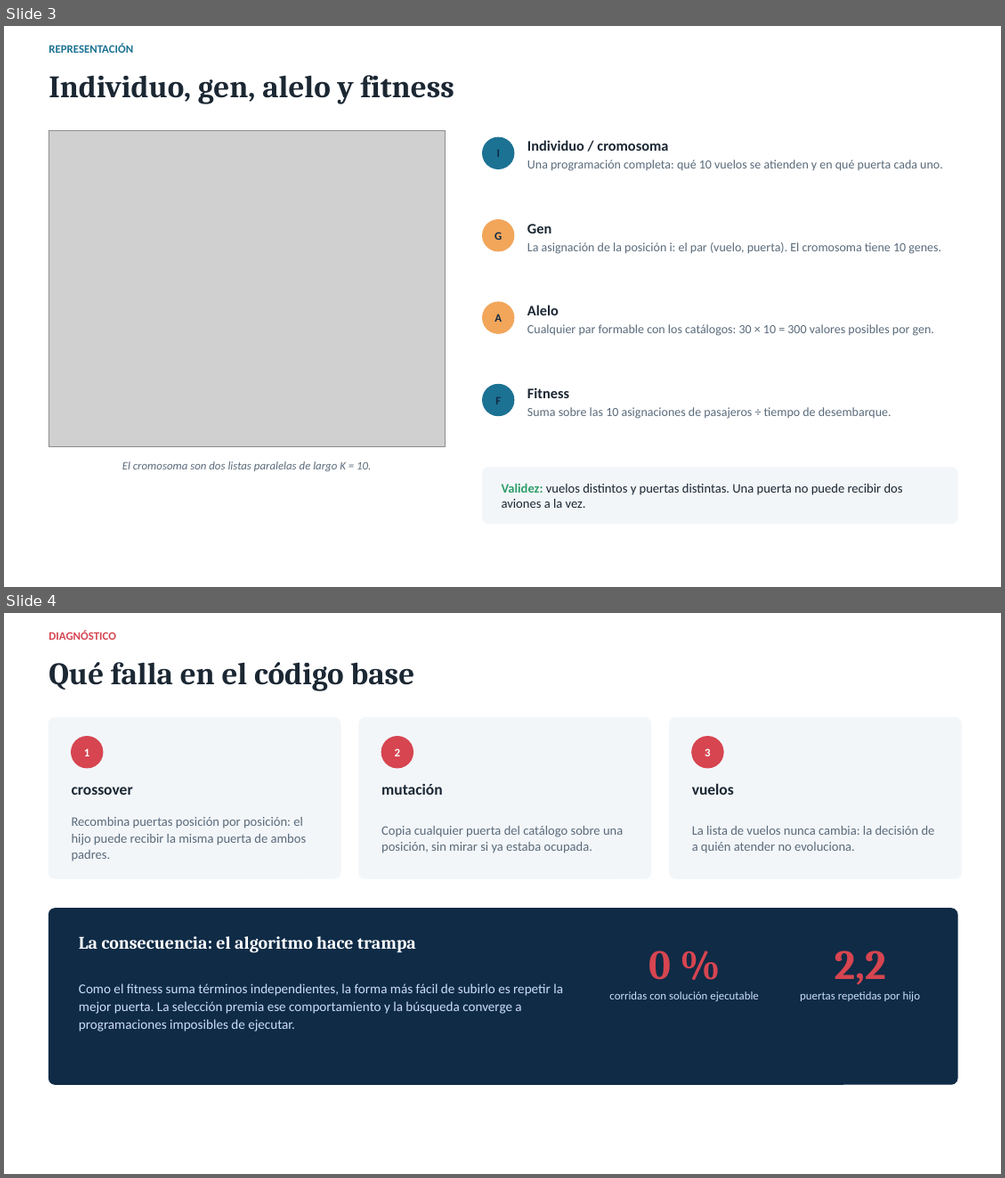
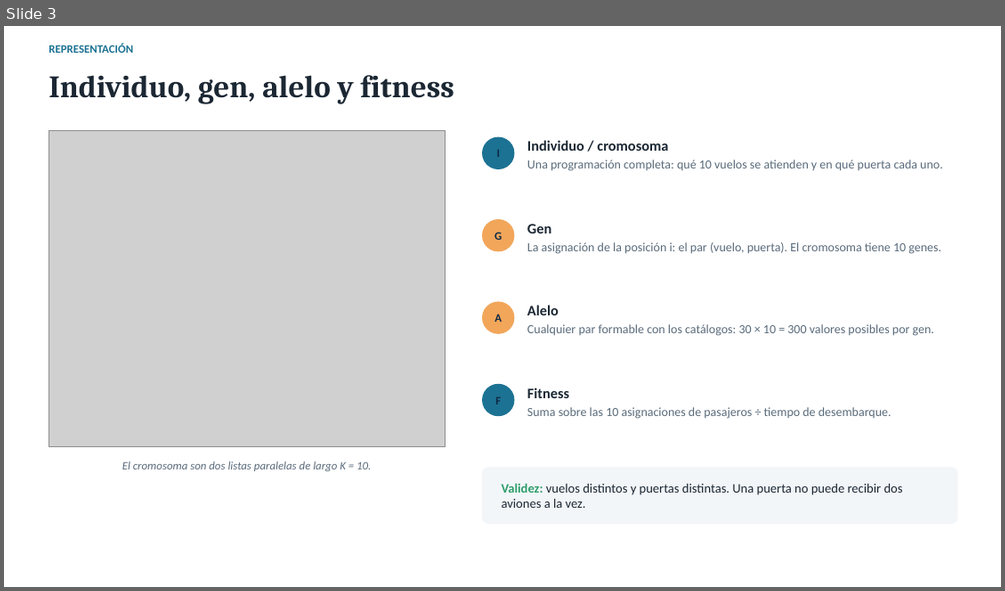
Before and after one commit to DiegoChiang/VuelosGates_Problema3, a slide deck: Presentacion_Asignacion_VuelosGates.pptx. Shown one above the other, each under a label of ours: slides 3 and 4 before the commit, slide 3 after it. The pictures are 1005x1178 and 1005x591 pixels, drawn with LibreOffice and Linux fonts; fonts in the diff are those of the drawing; grey boxes stand for pictures. Boxes give left, top, right and bottom in pixels: in the first picture for what was removed or moved away, otherwise in the second. Text is boxed around its words. In the diff, an @@ line names an element or a change of style, - is before the commit and + after.

```diff
--- a/Presentacion_Asignacion_VuelosGates.pptx
+++ b/Presentacion_Asignacion_VuelosGates.pptx
@@ slide 4 removed at (4, 613, 1001, 1174), background #FFFFFF @@
@@ text removed at (48, 630, 116, 640) @@
-DIAGNÓSTICO
@@ text removed at (48, 662, 414, 691) @@
-Qué falla en el código base
@@ rounded rectangle removed at (48, 718, 340, 878) @@
@@ rounded rectangle removed at (359, 718, 651, 878) @@
@@ rounded rectangle removed at (670, 718, 961, 878) @@
@@ ellipse removed at (72, 737, 103, 768) @@
@@ ellipse removed at (381, 737, 413, 768) @@
@@ ellipse removed at (692, 737, 723, 768) @@
@@ text removed at (84, 748, 89, 756) @@
-1
@@ text removed at (395, 748, 400, 756) @@
-2
@@ text removed at (704, 748, 710, 756) @@
-3
@@ text removed at (72, 787, 133, 795) @@
-crossover
@@ text removed at (381, 783, 442, 795) @@
-mutación
@@ text removed at (692, 783, 734, 795) @@
-vuelos
@@ text removed at (72, 817, 307, 861) @@
-Recombina puertas posición por posición: el hijo puede recibir la misma puerta de ambos padres.
@@ text removed at (381, 826, 623, 853) @@
-Copia cualquier puerta del catálogo sobre una posición, sin mirar si ya estaba ocupada.
@@ text removed at (692, 826, 935, 853) @@
-La lista de vuelos nunca cambia: la decisión de a quién atender no evoluciona.
@@ rounded rectangle removed at (48, 908, 957, 1084) @@
@@ text removed at (79, 936, 416, 953) @@
-La consecuencia: el algoritmo hace trampa
@@ text removed at (648, 950, 671, 980) @@
-0 %
@@ text removed at (834, 950, 886, 985) @@
-2,2
@@ text removed at (79, 983, 563, 1031) @@
-Como el fitness suma términos independientes, la forma más fácil de subirlo es repetir la mejor puerta. La selección premia ese comportamiento y la búsqueda converge a programaciones imposibles de ejecutar.
@@ text removed at (609, 991, 758, 1001) @@
-corridas con solución ejecutable
@@ text removed at (800, 991, 921, 1001) @@
-puertas repetidas por hijo
```
